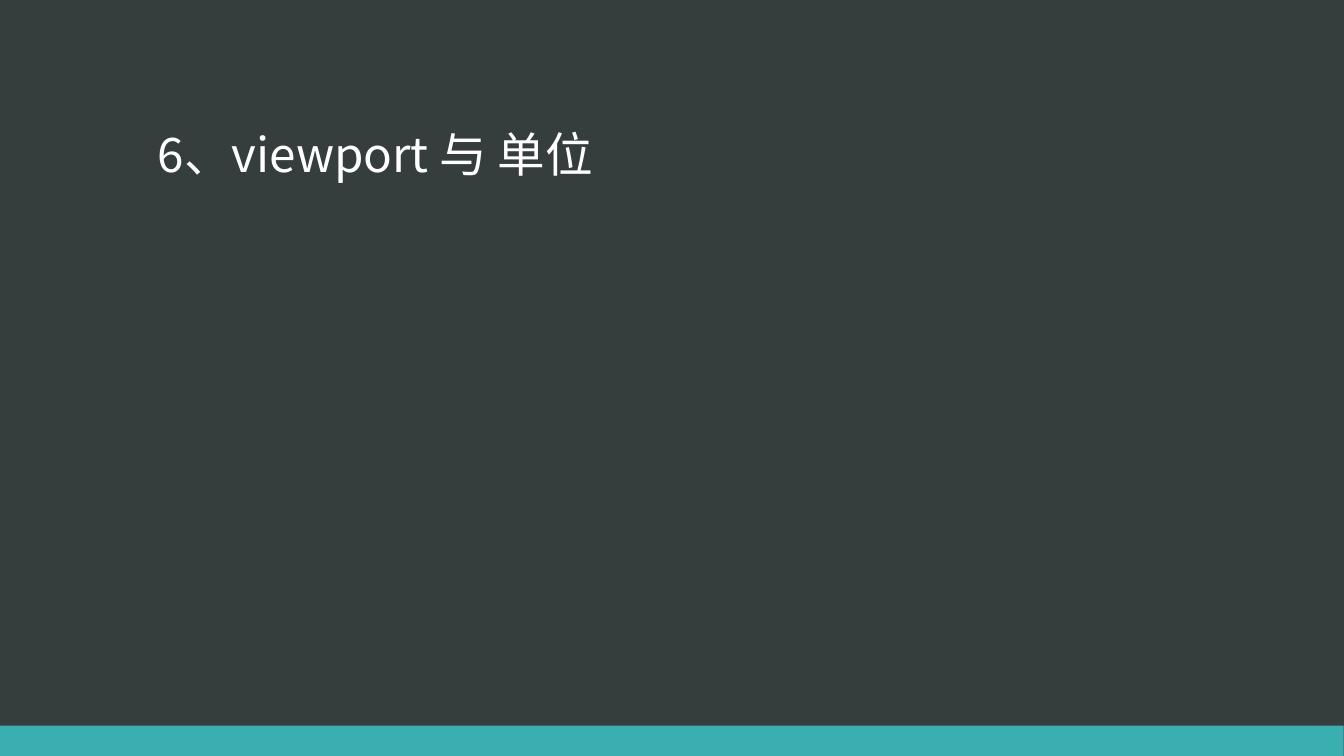
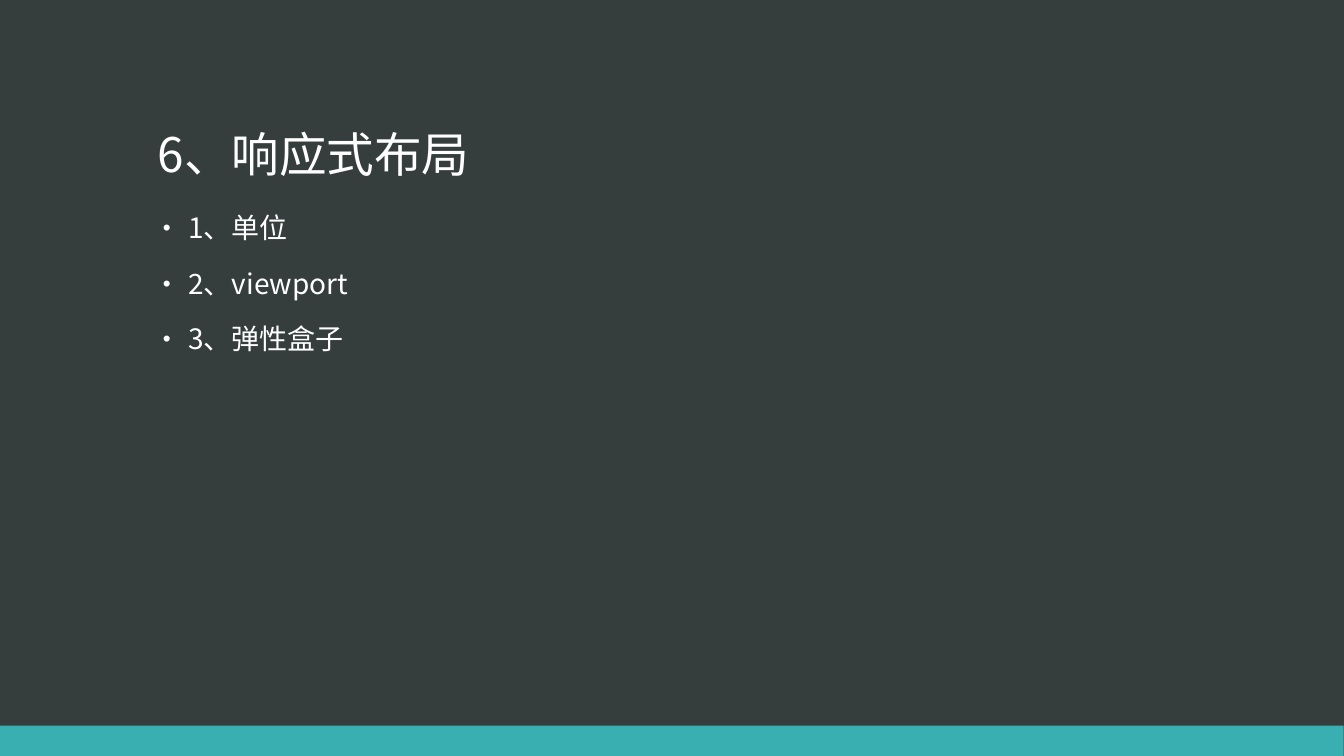
Before and after one commit to eventao/courseware, a slide deck: slide 9 of ppt/css3/css3-1.pptx (slide 8 before the commit). Drawn at 1344x756 pixels with LibreOffice and Linux fonts; fonts in the diff are those of the drawing. Boxes give left, top, right and bottom in pixels: in the first picture for what was removed or moved away, otherwise in the second. Text is boxed around its words. In the diff, an @@ line names an element or a change of style, - is before the commit and + after.

```diff
--- a/ppt/css3/css3-1.pptx
+++ b/ppt/css3/css3-1.pptx
@@ title at [158, 131, 470, 176]: text changed @@
-6、viewport 与 单位
+6、响应式布局
@@ text added at [188, 214, 348, 352], 20 pt, text #FFFFFF @@
+• 1、单位
+• 2、viewport
+• 3、弹性盒子
```
Also in this commit, not shown: 1 other slide changed, 3 slides added.
